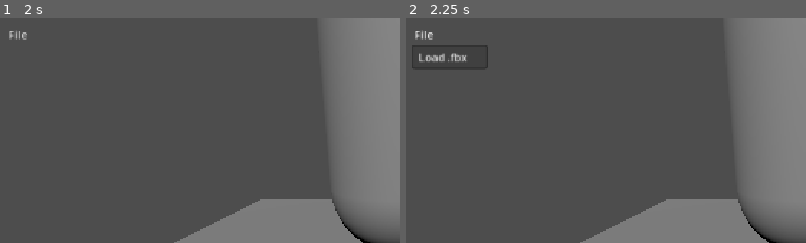
Above: before the commit, frames 1-2 (left to right).
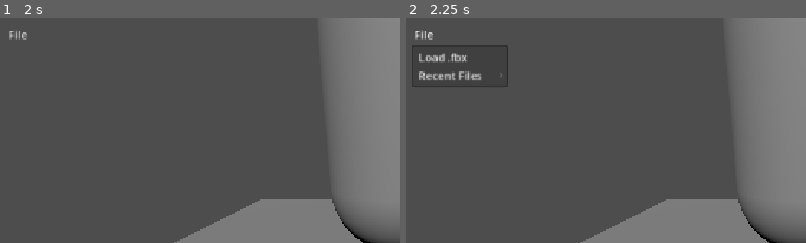
Above: after the commit, the same moments.

Repository: jalheart/3d-cha-d
Game: Godot game, scene res://Scenes/main.tscn
Two runs of this game, one before a commit and one after it. Both use one fixed random seed, a clock stepped at 60 frames per second and the inputs below.
Inputs:
- Up to frame 1 (2 s): click "-" at 0.5 s; click "+" at 1.25 s
- Up to frame 2 (2.25 s): click "File" at 2 s
The pictures show only the part of the screen within x 0-50%, y 0-50%; the shares and areas given below are measured in that part.

Frame 1 is identical in both runs. In frame 2, 0.5% of the frame differs, in the area x 1-26%, y 12-31%.

Commit message:
Add recent files management to main scene and documentation

Diff:
--- a/Scenes/main.gd
+++ b/Scenes/main.gd
@@ -1,4 +1,8 @@
 extends Node3D
+
+const RECENT_FILES_CONFIG_PATH := "user://recent_files.cfg"
+const MAX_RECENT_FILES := 10
+const RECENT_FILE_ITEM_ID_BASE := 100
 
 @onready var camera: OrbitCameraController = $Camera3D
 @onready var character: Node3D = $Character
@@ -7,6 +11,9 @@
 var _inspector_panel: FbxInspectorPanel
 var _animation_panel: FbxAnimationEditorPanel
 var _file_dialog: FileDialog
+var _recent_files_menu: PopupMenu
+var _recent_files: Array[String] = []
+var _recent_file_paths_by_id: Dictionary = {}
 var _error_dialog: AcceptDialog
 
 
@@ -14,6 +21,7 @@
 	_fbx_loader = FbxSceneLoader.new()
 	_fbx_loader.load_failed.connect(_show_load_error)
 	_create_runtime_ui()
+	_load_recent_files()
 	camera.initialize_target(character.global_position + Vector3(0.0, 0.1, 0.0))
 
 
@@ -50,6 +58,11 @@
 	var file_menu := file_menu_button.get_popup()
 	file_menu.add_item("Load .fbx", 0)
 	file_menu.id_pressed.connect(_on_file_menu_item_pressed)
+	_recent_files_menu = PopupMenu.new()
+	_recent_files_menu.name = "RecentFilesMenu"
+	file_menu.add_child(_recent_files_menu)
+	file_menu.add_submenu_item("Recent Files", "RecentFilesMenu", 1)
+	_recent_files_menu.id_pressed.connect(_on_recent_file_menu_item_pressed)
 	menu_bar.position = Vector2(8.0, 8.0)
 	menu_bar.size = menu_bar.get_combined_minimum_size()
 
@@ -69,6 +82,12 @@
 		_file_dialog.popup_centered_ratio()
 
 
+func _on_recent_file_menu_item_pressed(id: int) -> void:
+	var path: String = _recent_file_paths_by_id.get(id, "")
+	if not path.is_empty():
+		_load_fbx(path)
+
+
 func _load_fbx(path: String) -> void:
 	var model := _fbx_loader.load_scene(path)
 	if model == null:
@@ -83,6 +102,63 @@
 	var animation_count := _animation_panel.set_model(model)
 	_inspector_panel.inspect_model(model, path, animation_count)
 	camera.set_target(character.global_position + Vector3(0.0, 0.1, 0.0))
+	_remember_recent_file(path)
+
+
+func _load_recent_files() -> void:
+	var config := ConfigFile.new()
+	var error := config.load(RECENT_FILES_CONFIG_PATH)
+	if error == ERR_FILE_NOT_FOUND:
+		_refresh_recent_files_menu()
+		return
+	if error != OK:
+		_show_load_error("Could not load recent files: %s" % error_string(error))
+		return
+
+	var stored_paths: Variant = config.get_value("recent_files", "paths", [])
+	if not stored_paths is Array:
+		_show_load_error("The saved recent files list is invalid.")
+		return
+
+	for stored_path in stored_paths:
+		if stored_path is String and not stored_path.is_empty():
+			if not _recent_files.has(stored_path):
+				_recent_files.append(stored_path)
+		else:
+			push_error("Ignoring an invalid path in the saved recent files list.")
+		if _recent_files.size() >= MAX_RECENT_FILES:
+			break
+	_refresh_recent_files_menu()
+
+
+func _remember_recent_file(path: String) -> void:
+	_recent_files.erase(path)
+	_recent_files.push_front(path)
+	if _recent_files.size() > MAX_RECENT_FILES:
+		_recent_files.resize(MAX_RECENT_FILES)
+	_refresh_recent_files_menu()
+
+	var config := ConfigFile.new()
+	config.set_value("recent_files", "paths", _recent_files)
+	var error := config.save(RECENT_FILES_CONFIG_PATH)
+	if error != OK:
+		_show_load_error("Could not save recent files: %s" % error_string(error))
+
+
+func _refresh_recent_files_menu() -> void:
+	_recent_files_menu.clear()
+	_recent_file_paths_by_id.clear()
+	if _recent_files.is_empty():
+		_recent_files_menu.add_item("No recent files", 0)
+		_recent_files_menu.set_item_disabled(0, true)
+		return
+
+	for index in range(_recent_files.size()):
+		var path := _recent_files[index]
+		var item_id := RECENT_FILE_ITEM_ID_BASE + index
+		_recent_files_menu.add_item("%s — %s" % [path.get_file(), path.get_base_dir()], item_id)
+		_recent_files_menu.set_item_tooltip(index, path)
+		_recent_file_paths_by_id[item_id] = path
 
 
 func _show_load_error(message: String) -> void:
Not shown, changed: .github/copilot-instructions.md
Not shown, changed: agent.md
